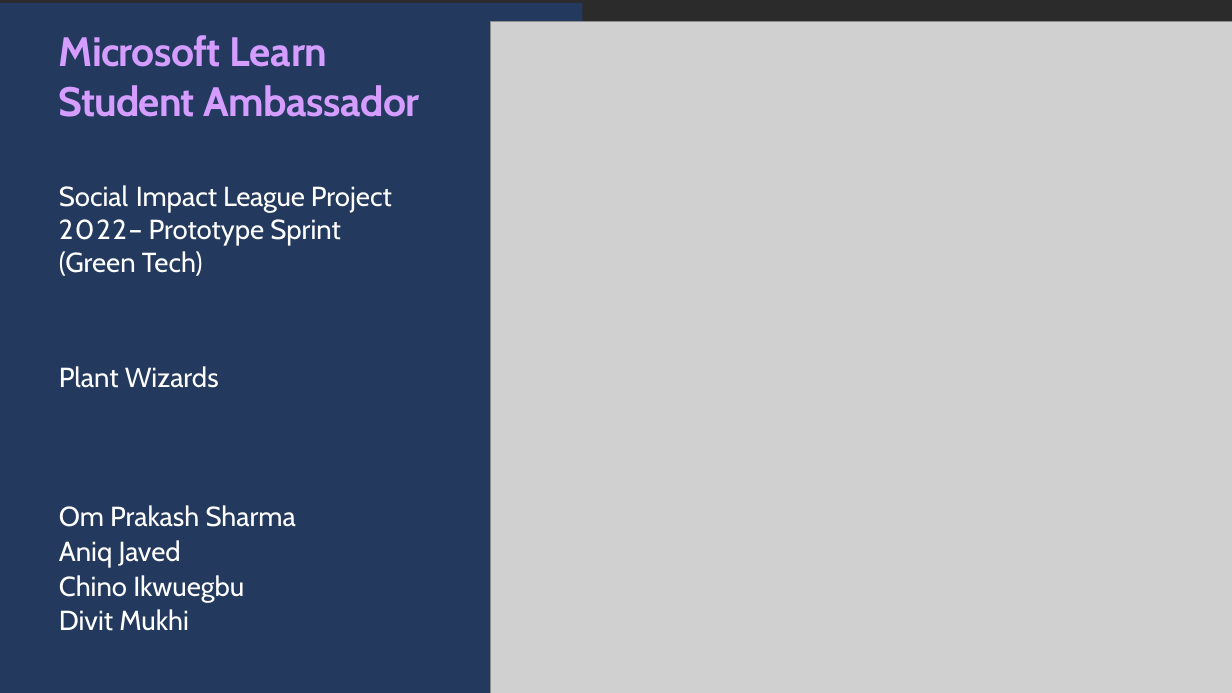
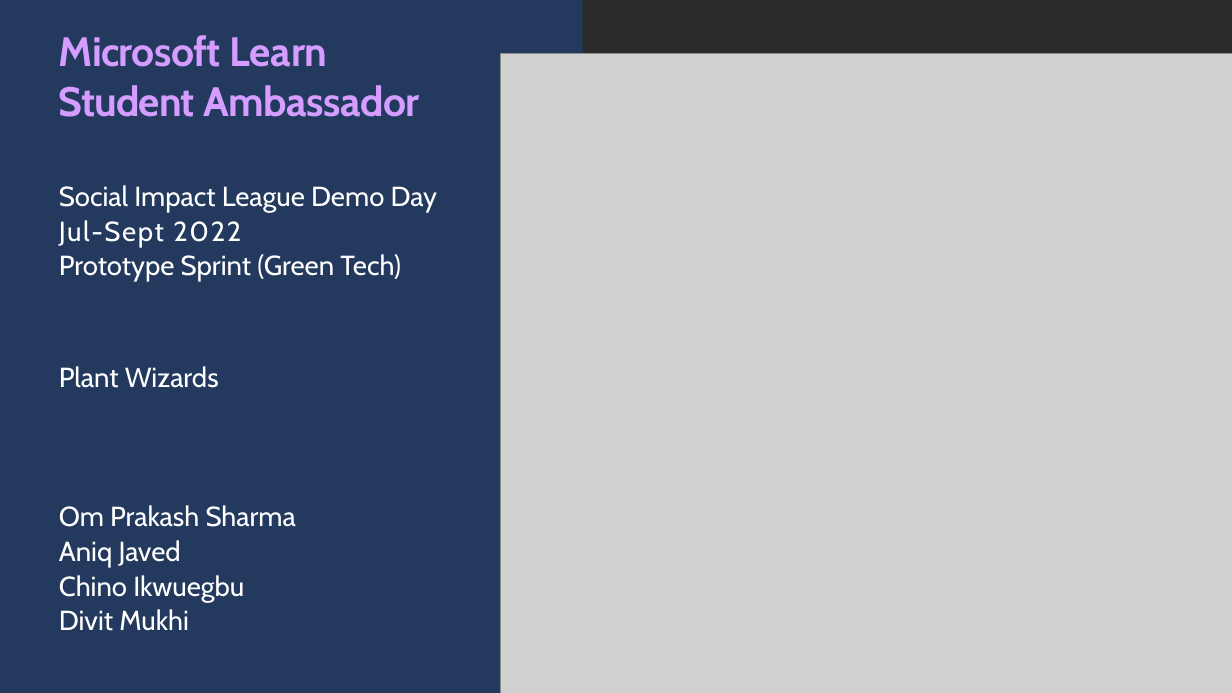
Before and after one commit to ompiepy/greentech, a slide deck: slide 1 of Demo Day Presentation.pptx. Drawn at 1232x693 pixels with LibreOffice and Linux fonts; fonts in the diff are those of the drawing; grey boxes stand for pictures; background and template pictures are left out; a plain dark background stands for a picture behind light text. Boxes give left, top, right and bottom in pixels: in the first picture for what was removed or moved away, otherwise in the second. Text is boxed around its words. In the diff, an @@ line names an element or a change of style, - is before the commit and + after.

```diff
--- a/Demo Day Presentation.pptx
+++ b/Demo Day Presentation.pptx
@@ freeform shape at bbox=[0, 0, 582, 693]: outline redrawn @@
@@ picture: place and size @@
-picture at bbox=[491, 21, 1232, 693]
+picture at bbox=[501, 54, 1232, 693]
@@ text at bbox=[59, 185, 437, 282]: text changed @@
-Social Impact League Project 2022– Prototype Sprint (Green Tech)
+Social Impact League Demo Day
+Jul-Sept 2022
+Prototype Sprint (Green Tech)
```
Also in this commit, not shown: 4 other slides changed, 2 slides added, 1 slide removed, 5 other files.
